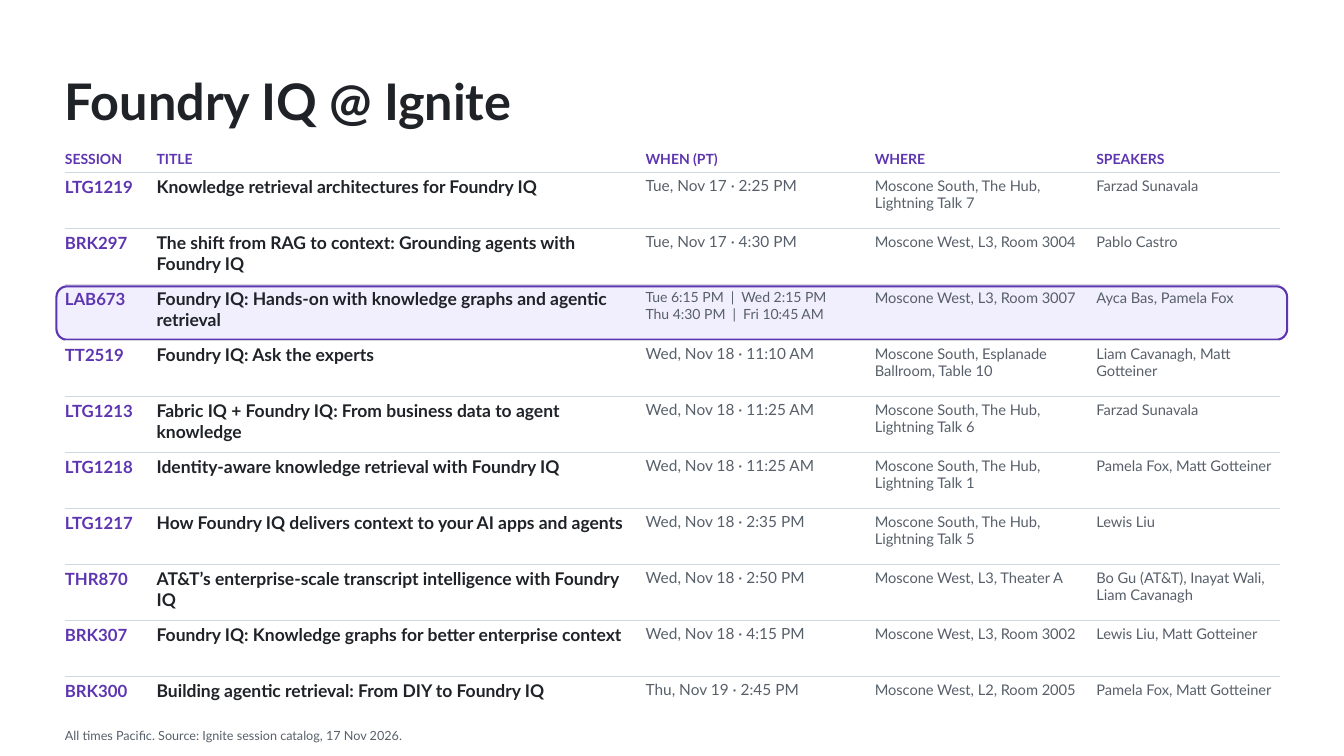
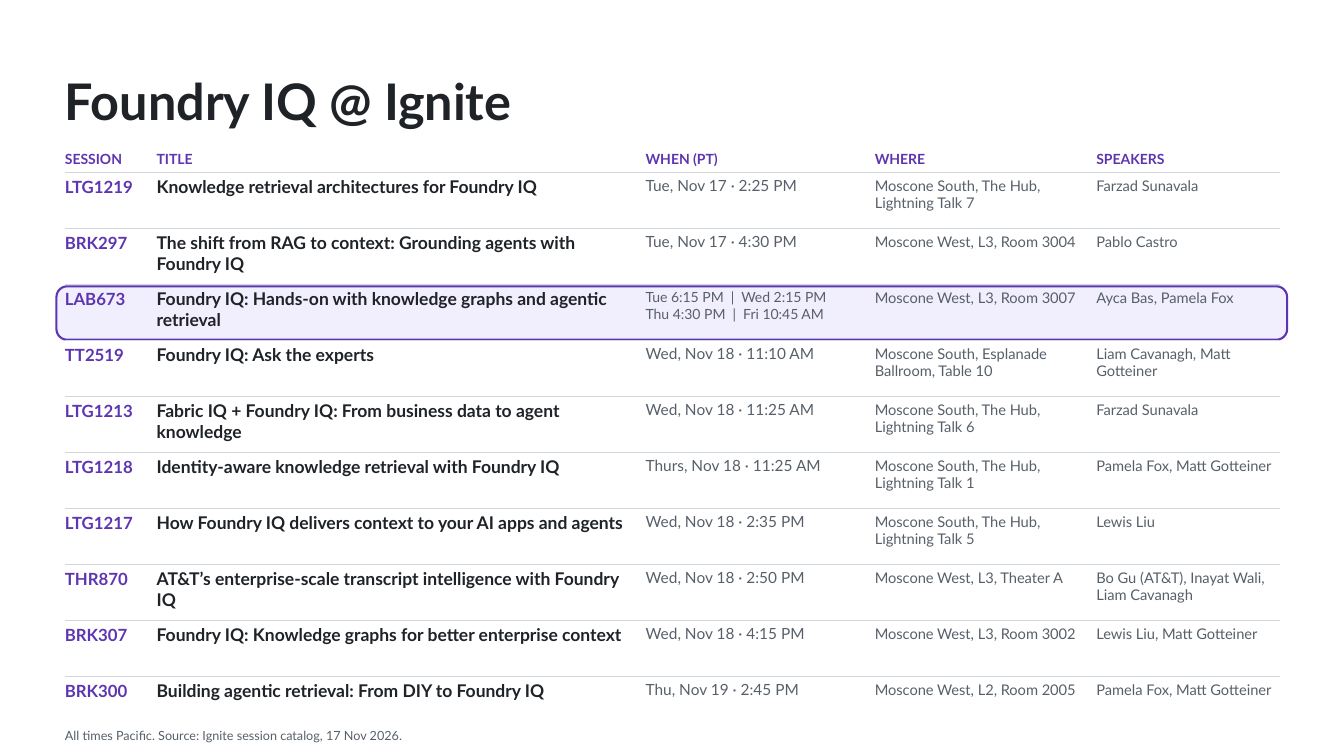
Before and after one commit to microsoft/ignite26-LAB673, a slide deck: slide 25 of LAB673.pptx (slide 24 before the commit). Drawn at 1344x756 pixels with LibreOffice and Linux fonts; fonts in the diff are those of the drawing; background and template pictures are left out. Boxes give left, top, right and bottom in pixels: in the first picture for what was removed or moved away, otherwise in the second. Text is boxed around its words. In the diff, an @@ line names an element or a change of style, - is before the commit and + after.

```diff
--- a/LAB673.pptx
+++ b/LAB673.pptx
@@ text at box(646, 459, 821, 473): text changed @@
-Wed, Nov 18 · 11:25 AM
+Thurs, Nov 18 · 11:25 AM
```
Also in this commit, not shown: 1 other slide changed, 2 slides added, 1 slide removed, 1 other file.
